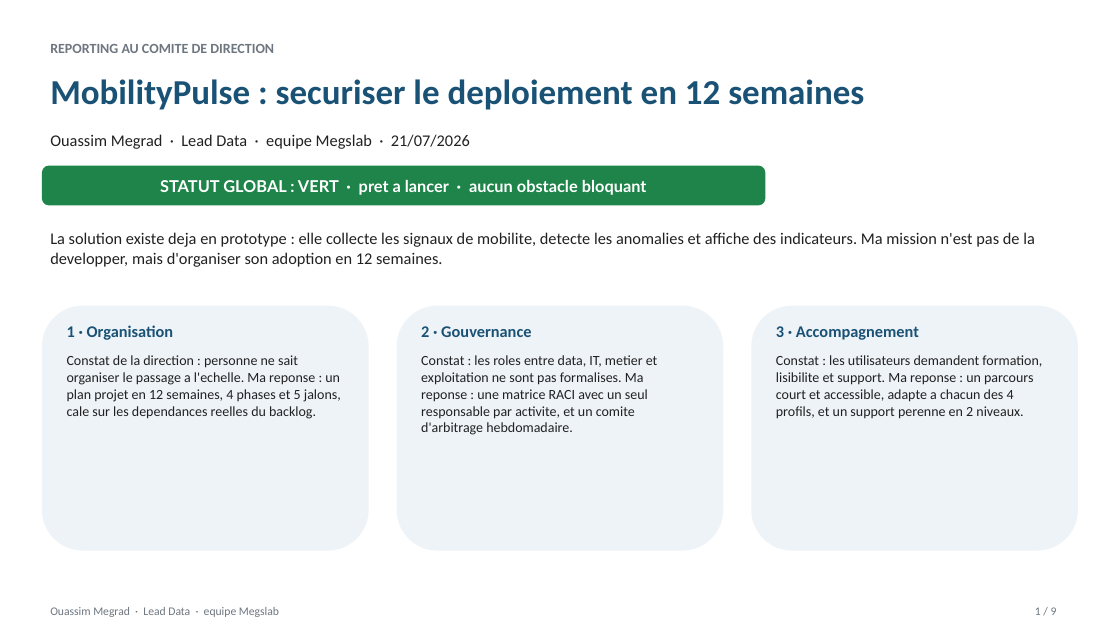
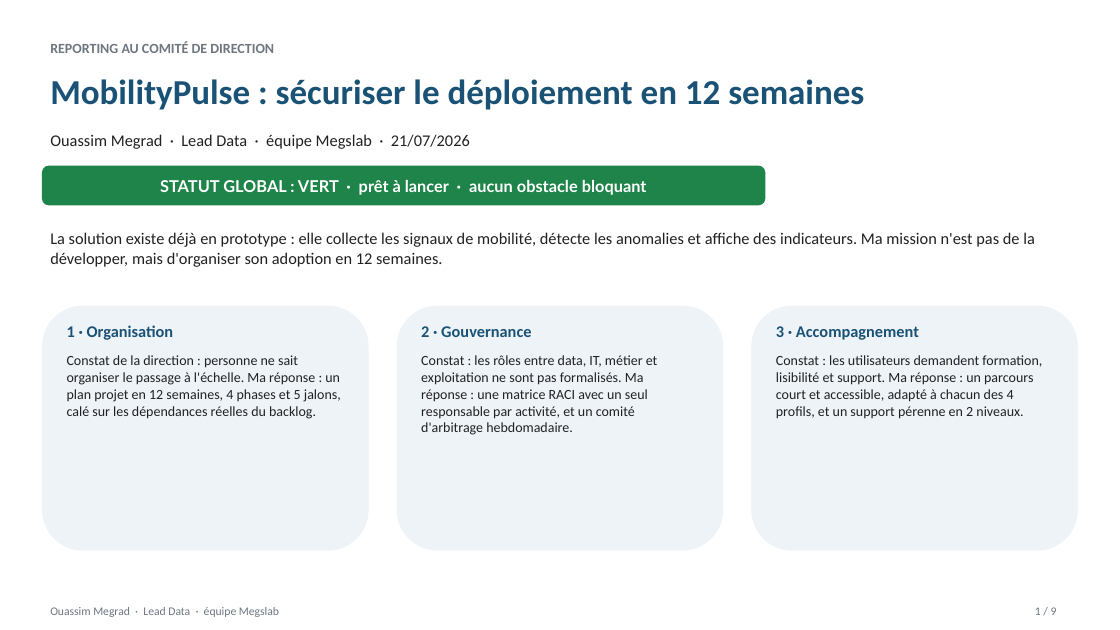
Before and after one commit to ouassim16wass/bloc_e4, a slide deck: slide 1 of livrables/support_reporting_direction.pptx. Drawn at 1120x630 pixels with LibreOffice and Linux fonts; fonts in the diff are those of the drawing. Boxes give left, top, right and bottom in pixels: in the first picture for what was removed or moved away, otherwise in the second. Text is boxed around its words. In the diff, an @@ line names an element or a change of style, - is before the commit and + after.

```diff
--- a/livrables/support_reporting_direction.pptx
+++ b/livrables/support_reporting_direction.pptx
@@ text at (x1=50, y1=41, x2=274, y2=53): text changed @@
-REPORTING AU COMITE DE DIRECTION
+REPORTING AU COMITÉ DE DIRECTION
@@ text at (x1=50, y1=79, x2=864, y2=110): text changed @@
-MobilityPulse : securiser le deploiement en 12 semaines
+MobilityPulse : sécuriser le déploiement en 12 semaines
@@ text at (x1=50, y1=134, x2=470, y2=149): text changed @@
-Ouassim Megrad · Lead Data · equipe Megslab · 21/07/2026
+Ouassim Megrad · Lead Data · équipe Megslab · 21/07/2026
@@ text in rounded rectangle at (x1=160, y1=180, x2=647, y2=195): text changed @@
-STATUT GLOBAL : VERT · pret a lancer · aucun obstacle bloquant
+STATUT GLOBAL : VERT · prêt à lancer · aucun obstacle bloquant
@@ text at (x1=50, y1=232, x2=1035, y2=267): text changed @@
-La solution existe deja en prototype : elle collecte les signaux de mobilite, detecte les anomalies et affiche des indicateurs. Ma mission n'est pas de la developper, mais d'organiser son adoption en 12 semaines.
+La solution existe déjà en prototype : elle collecte les signaux de mobilité, détecte les anomalies et affiche des indicateurs. Ma mission n'est pas de la développer, mais d'organiser son adoption en 12 semaines.
@@ text at (x1=67, y1=355, x2=341, y2=419): text changed @@
-Constat de la direction : personne ne sait organiser le passage a l'echelle. Ma reponse : un plan projet en 12 semaines, 4 phases et 5 jalons, cale sur les dependances reelles du backlog.
+Constat de la direction : personne ne sait organiser le passage à l'échelle. Ma réponse : un plan projet en 12 semaines, 4 phases et 5 jalons, calé sur les dépendances réelles du backlog.
@@ text at (x1=421, y1=355, x2=658, y2=435): text changed @@
-Constat : les roles entre data, IT, metier et exploitation ne sont pas formalises. Ma reponse : une matrice RACI avec un seul responsable par activite, et un comite d'arbitrage hebdomadaire.
+Constat : les rôles entre data, IT, métier et exploitation ne sont pas formalisés. Ma réponse : une matrice RACI avec un seul responsable par activité, et un comité d'arbitrage hebdomadaire.
@@ text at (x1=776, y1=355, x2=1042, y2=419): text changed @@
-Constat : les utilisateurs demandent formation, lisibilite et support. Ma reponse : un parcours court et accessible, adapte a chacun des 4 profils, et un support perenne en 2 niveaux.
+Constat : les utilisateurs demandent formation, lisibilité et support. Ma réponse : un parcours court et accessible, adapté à chacun des 4 profils, et un support pérenne en 2 niveaux.
```
Also in this commit, not shown: 8 other slides changed, 1 other file.
